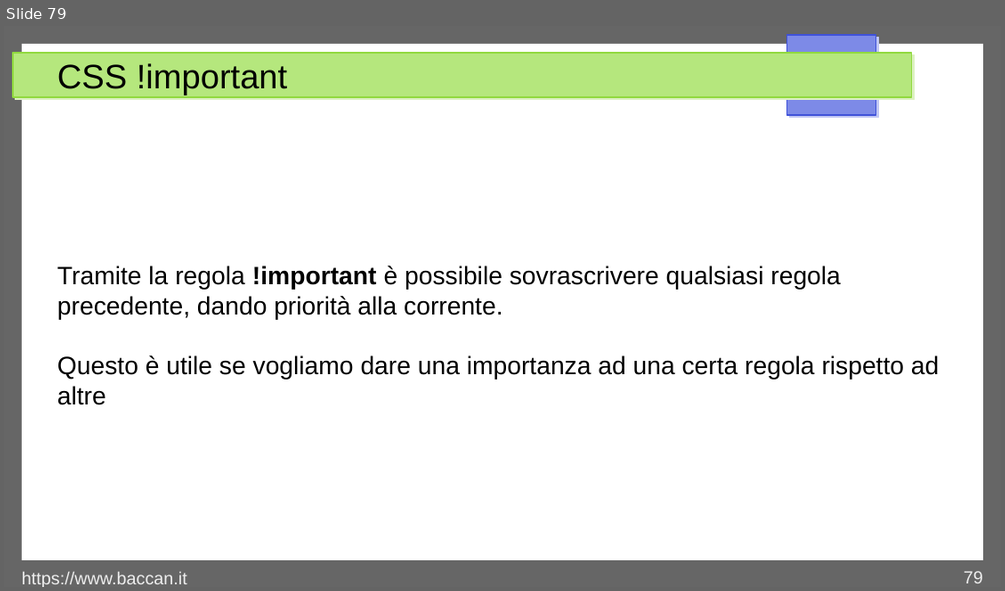
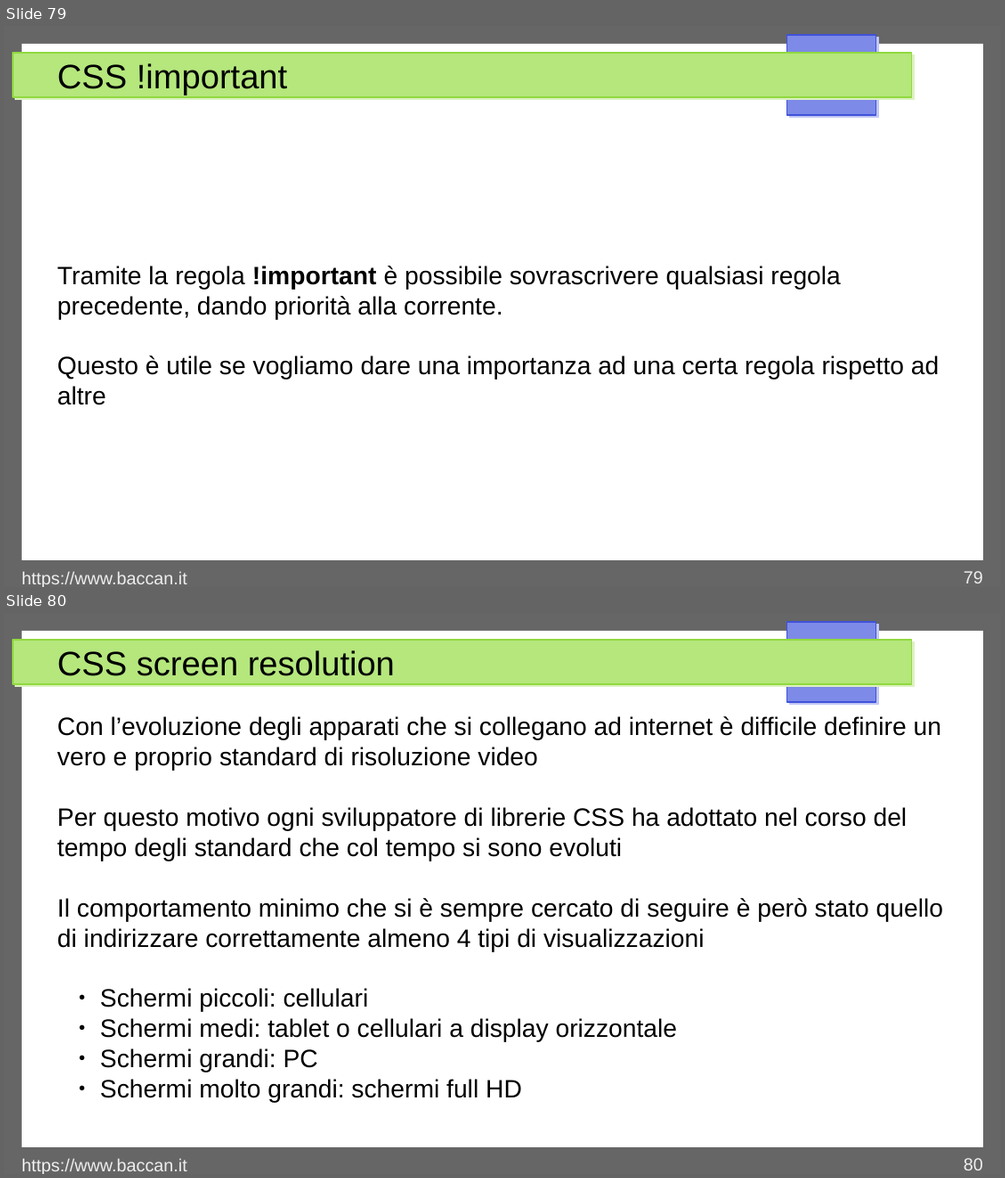
Before and after one commit to matteobaccan/CorsoCSS, a slide deck: Chapter_css.odp. Shown one above the other, each under a label of ours: slide 79 before the commit, slides 79 and 80 after it. The pictures are 1005x591 and 1005x1178 pixels, drawn with LibreOffice and Linux fonts; fonts in the diff are those of the drawing. Boxes give left, top, right and bottom in pixels: in the first picture for what was removed or moved away, otherwise in the second. Text is boxed around its words. In the diff, an @@ line names an element or a change of style, - is before the commit and + after.

Commit message:
Aggiunte informazioni su layout standard

```diff
--- a/Chapter_css.odp
+++ b/Chapter_css.odp
@@ slide 80 added at (4,613,1001,1174), background #FFFFFF; not listed: 4 template elements that a slide beside it also shows @@
@@ title added at (57,650,395,676), 27 pt, text #000000 @@
+CSS screen resolution
@@ text added at (57,716,943,1103), 20 pt, text #000000 @@
+Con l’evoluzione degli apparati che si collegano ad internet è difficile definire un vero e proprio standard di risoluzione video
+Per questo motivo ogni sviluppatore di librerie CSS ha adottato nel corso del tempo degli standard che col tempo si sono evoluti
+Il comportamento minimo che si è sempre cercato di seguire è però stato quello di indirizzare correttamente almeno 4 tipi di visualizzazioni
+  ● Schermi piccoli: cellulari
+  ● Schermi medi: tablet o cellulari a display orizzontale
+  ● Schermi grandi: PC
+  ● Schermi molto grandi: schermi full HD
@@ text added at (22,1158,187,1174), 14 pt, text #EEEEEE @@
+https://www.baccan.it
@@ page number added at (963,1158,983,1170), 14 pt, text #EEEEEE @@
+80
```
Also in this commit, not shown: 1 other slide added, 1 other file.
